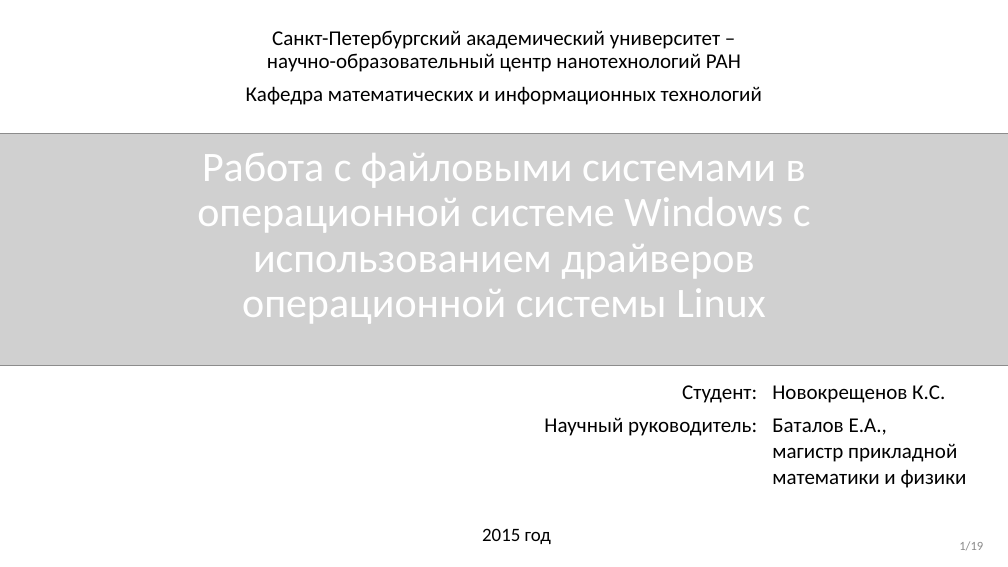
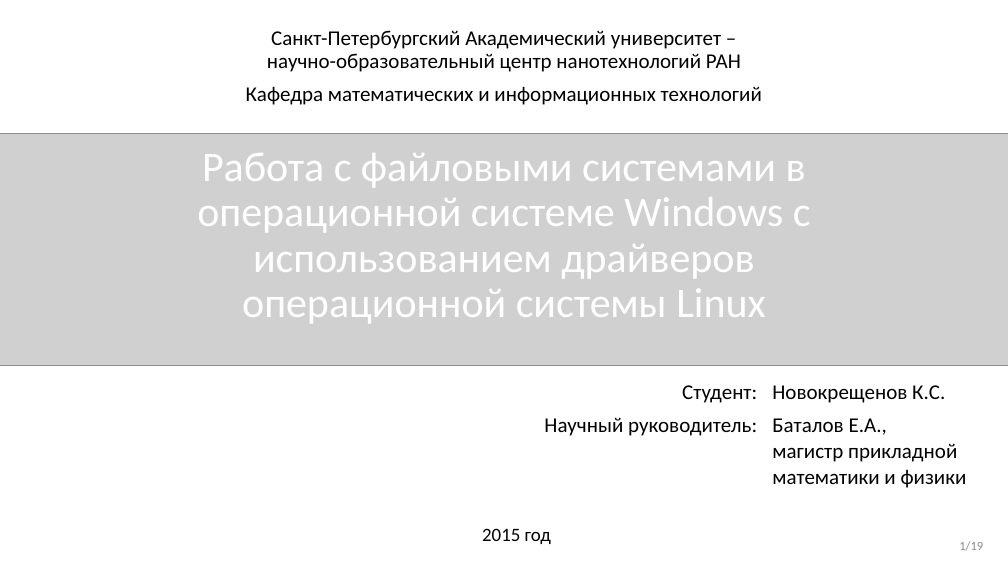
Before and after one commit to novokrest/master-thesis, a slide deck: slide 1 of presentation.pptx. Drawn at 1008x567 pixels with LibreOffice and Linux fonts; fonts in the diff are those of the drawing; grey boxes stand for pictures. Boxes give left, top, right and bottom in pixels: in the first picture for what was removed or moved away, otherwise in the second. Text is boxed around its words. In the diff, an @@ line names an element or a change of style, - is before the commit and + after.

```diff
--- a/presentation.pptx
+++ b/presentation.pptx
@@ text at (267,30,741,72): text changed @@
-Санкт-Петербургский академический университет – научно-образовательный центр нанотехнологий РАН
+Санкт-Петербургский Академический университет – научно-образовательный центр нанотехнологий РАН
```
Also in this commit, not shown: 4 other slides changed, 4 other files.
